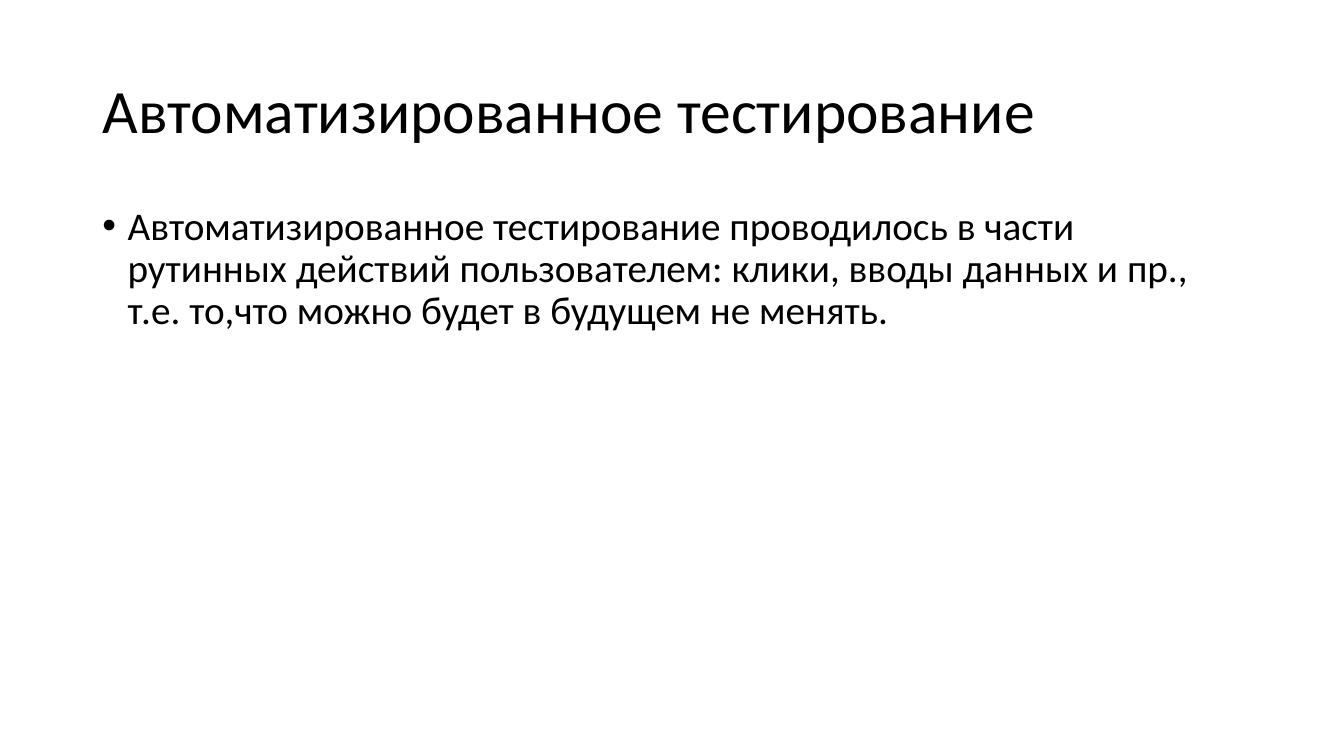
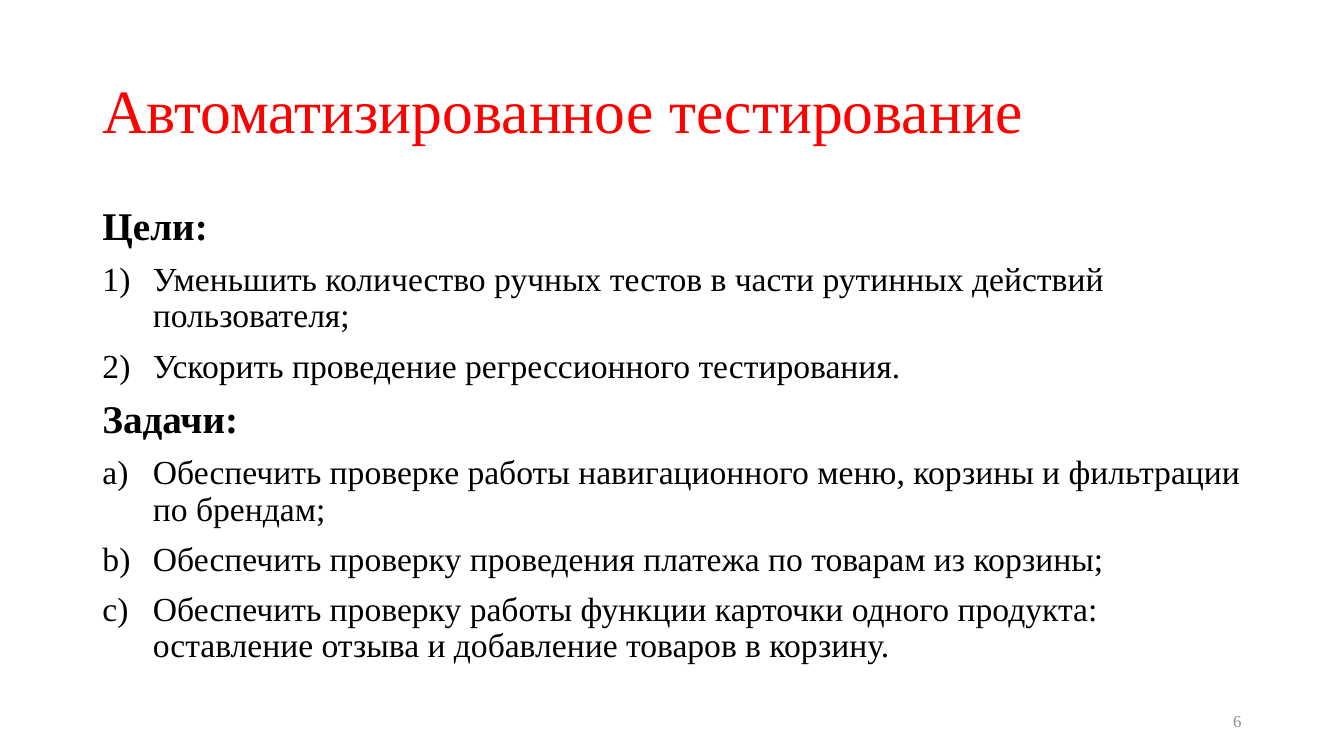
Before and after one commit to Sarnavskiy-Alexey/QA312-diploma, a slide deck: slide 6 of docs/Презентация к диплому.pptx. Drawn at 1344x756 pixels with LibreOffice and Linux fonts; fonts in the diff are those of the drawing. Boxes give left, top, right and bottom in pixels: in the first picture for what was removed or moved away, otherwise in the second. Text is boxed around its words. In the diff, an @@ line names an element or a change of style, - is before the commit and + after.

```diff
--- a/docs/Презентация к диплому.pptx
+++ b/docs/Презентация к диплому.pptx
@@ title "Автоматизированное тестирование" at [102,92,1022,144]: font Calibri to Times New Roman, text colour #000000 to #FF0000 @@
@@ text at [102,214,1240,664]: text changed; size 28 to 24 pt; font Calibri to Times New Roman @@
-• Автоматизированное тестирование проводилось в части рутинных действий пользователем: клики, вводы данных и пр., т.е. то,что можно будет в будущем не менять.
+Цели:
+1) Уменьшить количество ручных тестов в части рутинных действий пользователя;
+2) Ускорить проведение регрессионного тестирования.
+Задачи:
+a) Обеспечить проверке работы навигационного меню, корзины и фильтрации по брендам;
+b) Обеспечить проверку проведения платежа по товарам из корзины;
+c) Обеспечить проверку работы функции карточки одного продукта: оставление отзыва и добавление товаров в корзину.
@@ page number added at [1233,716,1241,727], 12 pt, text #8C8C8C @@
+6
```
Also in this commit, not shown: 9 other slides changed, 2 other files.
